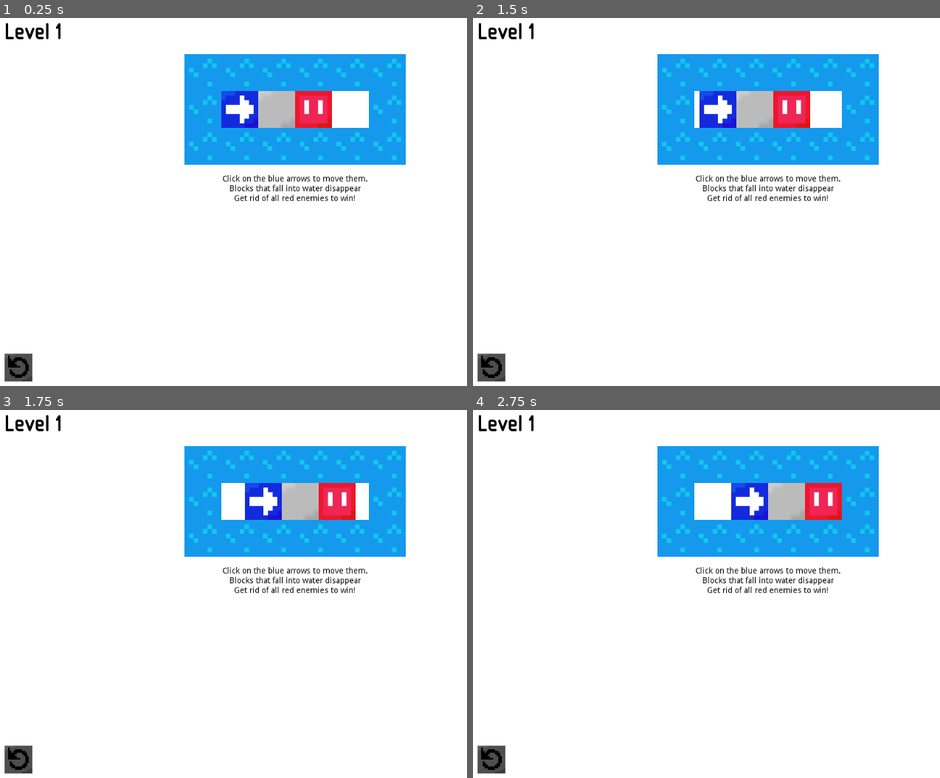
Above: before the commit, frames 1-4 (two rows, left to right).
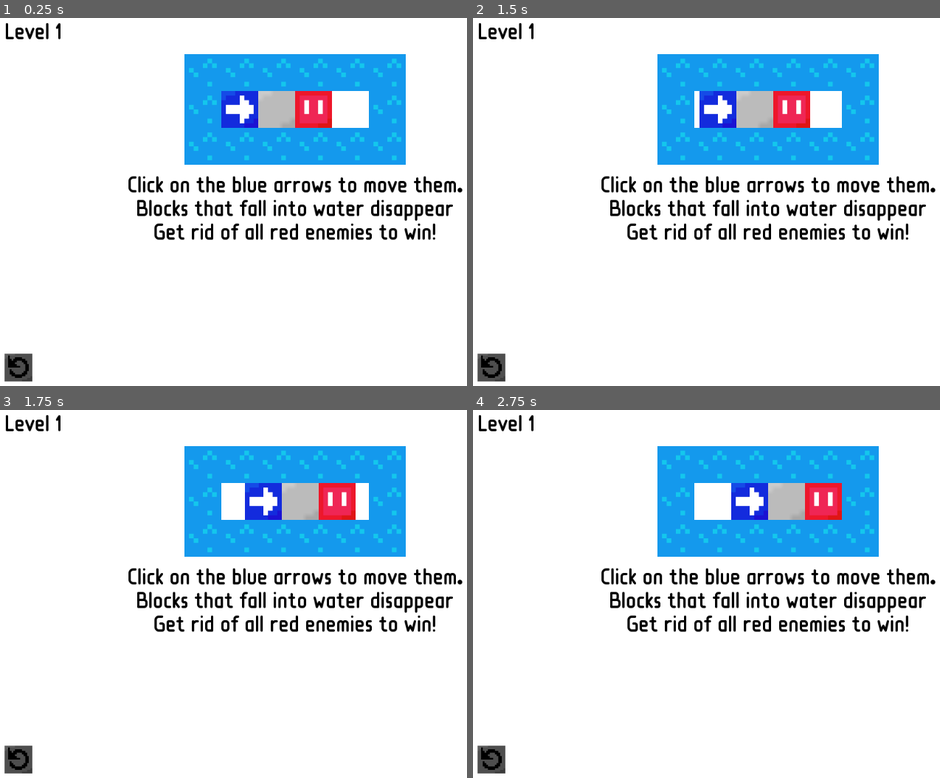
Above: after the commit, the same moments.

Repository: cosmicgenius/Godot-Intro
Game: Godot game, scene res://src/levels/Level_1.tscn
The game is run twice, just before and just after one commit, with the same random seed, the same clock (stepped at 60 frames per second) and the same inputs. This scene is started directly instead of the project's main scene.
Inputs (mouse positions are in pixels of both pictures, inside the frame that each line leads up to):
- Up to frame 1 (0.25 s): no input
- Up to frame 2 (1.5 s): tap Enter at 0.5 s; move the mouse to (491, 367) at 0.52 s; click (491, 367) at 0.67 s; tap Space at 1.25 s; move the mouse to (711, 110) at 1.27 s; click (711, 110) at 1.42 s
- Up to frame 3 (1.75 s): no input
- Up to frame 4 (2.75 s): move the mouse to (589, 538) at 2.02 s; click (589, 538) at 2.17 s

The runs differ from the first frame. In frame 1, 4.1% of the frame differs, in the area x 27-100%, y 42-61%; in frame 2, 4.1%; in frame 3, 4.1%; in frame 4, 4.1%.

Commit message:
Quality of life changes
- make level prefix editable in Mechanics.gd
- make tutorial text have Loja font
- remove leftover print statement

Diff:
--- a/Trains/src/Mechanics.gd
+++ b/Trains/src/Mechanics.gd
@@ -5,10 +5,12 @@
 var is_moving: bool = false
 var enemies: int = 0 setget set_enemies
 
+const LEVEL_PREFIX: String = "res://src/levels/Level"
+
 signal on_win
 
 func set_enemies(value: int) -> void:
 	enemies = value
 	if enemies == 0:
 		emit_signal("on_win")
-		tree.change_scene("res://src/levels/Level_" + str(int(tree.current_scene.name) + 1) + ".tscn")
+		tree.change_scene(LEVEL_PREFIX + "_" + str(int(tree.current_scene.name) + 1) + ".tscn")
--- a/Trains/src/blocks/Block.gd
+++ b/Trains/src/blocks/Block.gd
@@ -31,7 +31,7 @@
 
 	if not self.get_parent().is_valid(position):
 		_die()
-		print (Mechanics.enemies)
+#		print (Mechanics.enemies)
 
 func _die() -> void:
 	queue_free()
--- a/Trains/src/levels/LevelTemplate.tscn
+++ b/Trains/src/levels/LevelTemplate.tscn
@@ -44,6 +44,7 @@
 [node name="Control" type="Control" parent="Game"]
 anchor_left = 0.5
 anchor_right = 0.5
+theme = ExtResource( 3 )
 __meta__ = {
 "_edit_use_anchors_": false
 }
